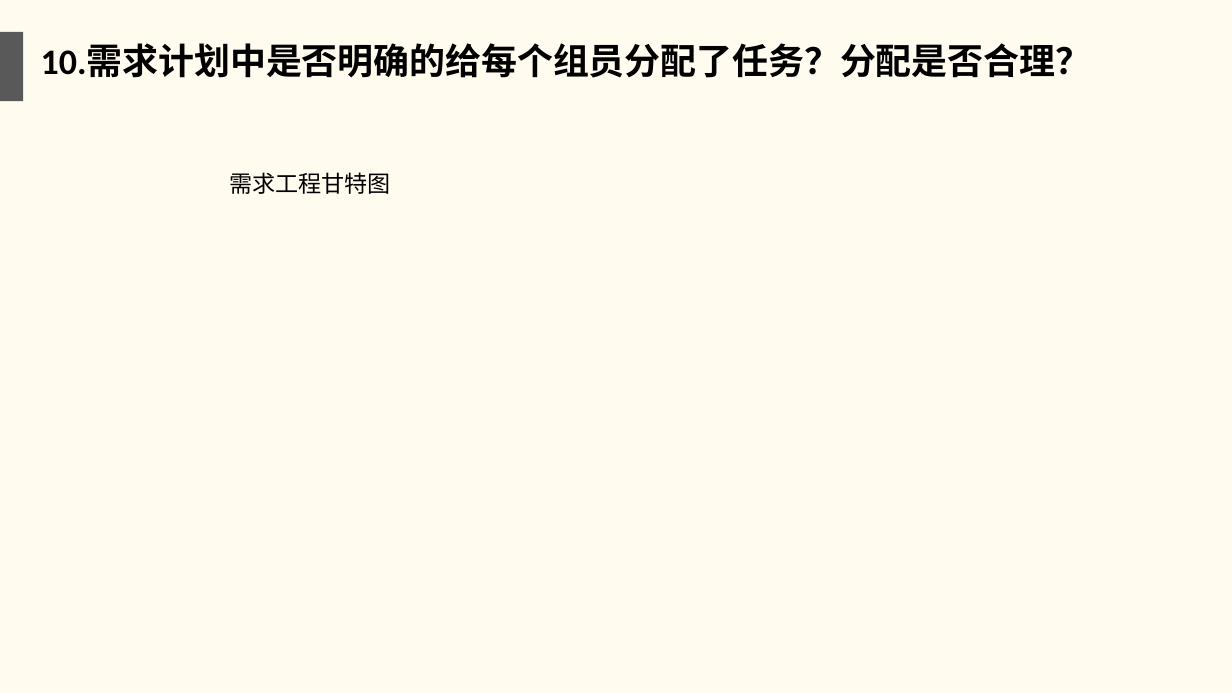
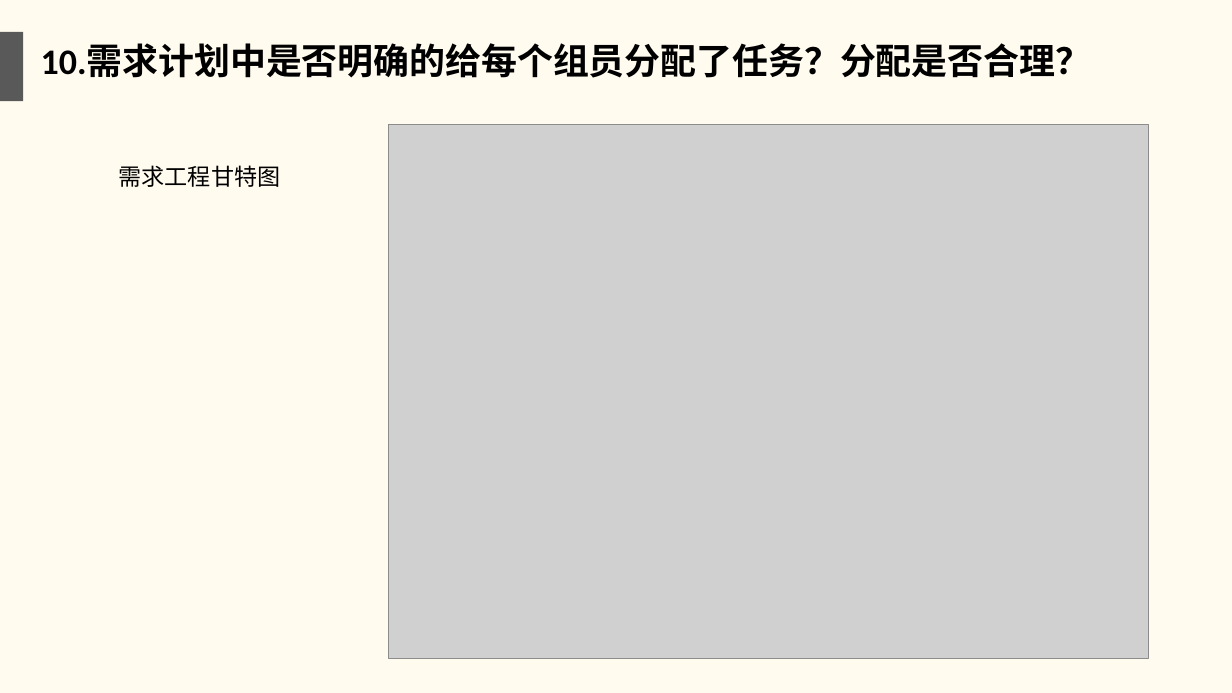
Before and after one commit to twn422/PRD2017, a slide deck: slide 12 of PRD-2017-G24/STW/受控文件/分析设计/项目收尾评审.ppt. Drawn at 1232x693 pixels with LibreOffice and Linux fonts; fonts in the diff are those of the drawing; grey boxes stand for pictures. Boxes give left, top, right and bottom in pixels: in the first picture for what was removed or moved away, otherwise in the second. Text is boxed around its words. In the diff, an @@ line names an element or a change of style, - is before the commit and + after.

```diff
--- a/PRD-2017-G24/STW/受控文件/分析设计/项目收尾评审.ppt
+++ b/PRD-2017-G24/STW/受控文件/分析设计/项目收尾评审.ppt
@@ picture added at (x1=388, y1=125, x2=1148, y2=658) @@
@@ text "需求工程甘特图" moved from (x1=229, y1=172, x2=391, y2=194) to (x1=119, y1=165, x2=281, y2=187) @@
```
Also in this commit, not shown: 11 other slides changed.
